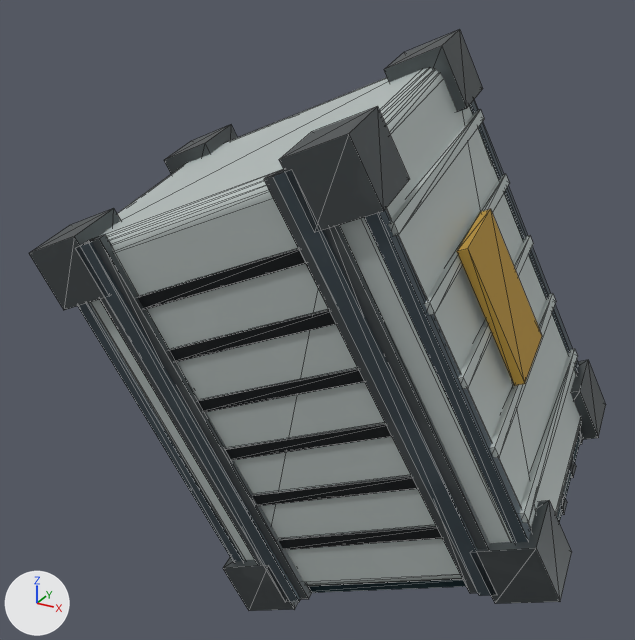
The glTF model assets/cargo.glb, before and after one commit.
Before and after are seen from a 50 mm lens placed at (14.3, -28.6, 14.7), pointed at (-1.2, -0.3, 0.6). Arrows for +X, +Y and +Z are at lower left; the lights stay in place. The picture after the commit comes second. Mesh edges are drawn as thin lines. Where no turn or scale is listed for an object, it has been applied to the vertices. Vertices at exactly the same position are counted once.

In view in the first picture: 'merged-171b1e', 'merged-263c43', 'merged-5d6a72', 'merged-646a6c', 'merged-c19a3e', 'merged-c3ccca'.
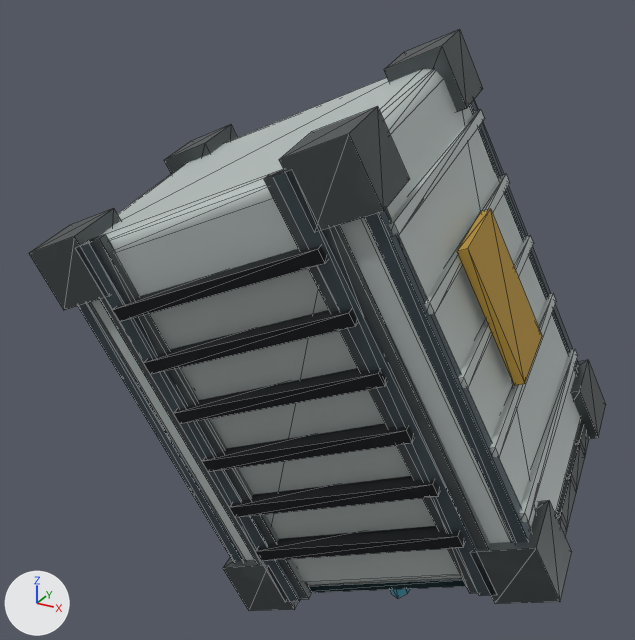
Location of each change, (x1, y1, x2, y2) in pixels of the pictures (635 x 640 px):
'merged-c3ccca', reshaped: before (89, 68, 581, 586); after (89, 69, 580, 586)
'merged-171b1e', reshaped: before (138, 249, 442, 550); after (112, 246, 465, 561)

What changed in the scene script:
```text
Change me_mesh_0:
    used by ob_merged_c3ccca; location = (0.0, 0.0, 0.0)
    remove me_mesh_0.from_pydata(...)  # 248 vertices, 444 faces; spans x -9.3..9.3, y -6.8..6.8, z -10.8..10.5
    add me_mesh_0.from_pydata(...)  # 152 vertices, 252 faces; spans x -9.3..9.3, y -6.8..6.8, z -10.8..10.5
    me_mesh_0 part 1
    96 vertices are removed from x -9.3..9.3, y -6.8..6.8, z -10.5..10.5
    288 faces are deleted
    96 new faces join them
Change me_mesh_3:
    used by ob_merged_171b1e; location = (0.0, 0.0, 0.0)
    remove me_mesh_3.from_pydata(...)  # 48 vertices, 72 faces; spans x -5.77..6.85, y -6.58..-4.09, z -7.86..6.25
    add me_mesh_3.from_pydata(...)  # 48 vertices, 72 faces; spans x -5.82..6.9, y -7.12..-3.55, z -7.95..6.33
    me_mesh_3 part 2: the whole mesh is multiplied about its middle by the matrix ((1.078, -0.773, -0.117), (-0.773, 8.616, 1.151), (-0.117, 1.151, 1.174))
```
